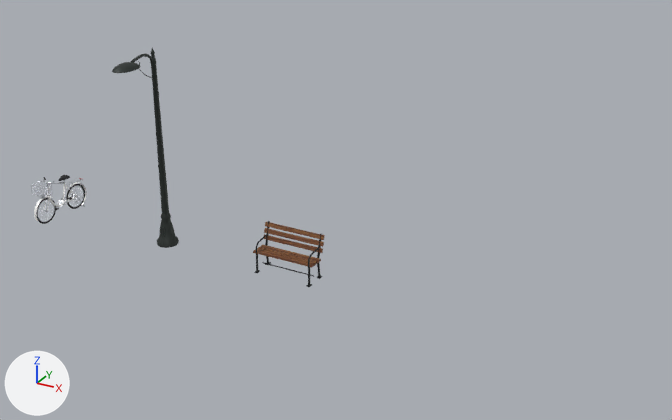
One commit to the glTF model assets/models/env/second_ai/street_props.glb: the scene before it, then after it.
Rendered twice from a camera (50 mm lens) standing at (14.77, -13.97, 8.62) and looking at (7.04, 0.08, 1.59). Arrows for +X, +Y and +Z are at lower left; the lights stay in place. The picture after the commit comes second. Where no turn or scale is listed for an object, it has been applied to the vertices.

The first picture shows 'bench_park', 'bike_city', 'lamp_post'.
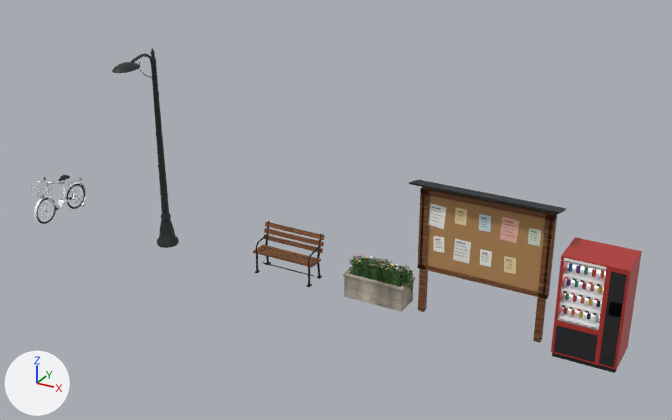
What differs and where, as boxes [x1, y1, x2, y2] in the pictures (672 x 420 px):
'bulletin_board', added (brown)
    after: [409, 180, 566, 343]
    faces in mat_board_cork: [427, 196, 545, 292]
    faces in mat_bench_wood_001: [417, 187, 557, 343]
    faces in mat_prop_vc: [428, 203, 541, 274]
    faces in mat_bench_iron_001: [409, 180, 566, 214]
'vending_machine', added
    after: [551, 237, 642, 373]
    faces in mat_vend_body: [551, 237, 642, 370]
    faces in mat_bike_dark_001: [552, 271, 627, 373]
    faces in mat_prop_vc: [558, 258, 607, 329]
    faces in mat_vend_light: [563, 263, 606, 318]
'planter_box', added
    after: [343, 254, 415, 312]
    faces in mat_planter_conc: [343, 266, 415, 312]
    faces in mat_planter_leaf: [348, 254, 414, 290]

Patch to the scene script:
```diff
--- a/assets/models/env/second_ai/street_props.glb.py
+++ b/assets/models/env/second_ai/street_props.glb.py
@@ mat_vend_body @@
+mat_vend_body = bpy.data.materials.new('vend_body')
+# nodes: BsdfPrincipled, Mix, OutputMaterial, VertexColor
+# colours: red #c23b36, mixed with the vertex colours
@@ mat_bike_metal_001 @@
+mat_bike_metal_001 = bpy.data.materials.new('bike_metal.001')
+# nodes: BsdfPrincipled, Mix, OutputMaterial, VertexColor
+# colours: light grey #b9bdc3, mixed with the vertex colours
@@ mat_vend_light @@
+mat_vend_light = bpy.data.materials.new('vend_light')
+# nodes: BsdfPrincipled, Mix, OutputMaterial, VertexColor
+# colours: pale blue #e8f0ff, white #f4f7fb, mixed with the vertex colours
@@ mat_prop_vc @@
+mat_prop_vc = bpy.data.materials.new('prop_vc')
+mat_prop_vc.use_nodes = True; mat_prop_vc.node_tree.nodes.clear()
+_N = mat_prop_vc.node_tree.nodes; _L = mat_prop_vc.node_tree.links
+n0 = _N.new('ShaderNodeBsdfPrincipled'); n0.name = 'Principled BSDF'
+n0.inputs[2].default_value = 0.6  # 'Roughness'
+n1 = _N.new('ShaderNodeOutputMaterial'); n1.name = 'Material Output'
+n2 = _N.new('ShaderNodeVertexColor'); n2.name = 'Color Attribute'
+_L.new(n0.outputs[0], n1.inputs[0])  # 'BSDF' to 'Surface'
+_L.new(n2.outputs[0], n0.inputs[0])  # 'Color' to 'Base Color'
@@ mat_bike_dark_001 @@
+mat_bike_dark_001 = bpy.data.materials.new('bike_dark.001')
+# nodes: BsdfPrincipled, Mix, OutputMaterial, VertexColor
+# colours: black #1e1f21, mixed with the vertex colours
@@ mat_planter_leaf @@
+mat_planter_leaf = bpy.data.materials.new('planter_leaf')
+# uses the picture img_ivy_leaves
@@ mat_planter_soil @@
+mat_planter_soil = bpy.data.materials.new('planter_soil')
+# nodes: BsdfPrincipled, Mix, OutputMaterial, VertexColor
+# colours: brown #3f3226, mixed with the vertex colours
@@ mat_planter_conc @@
+mat_planter_conc = bpy.data.materials.new('planter_conc')
+# uses the picture img_concrete_wall_006_diff_1k_s0
@@ mat_bench_wood_001 @@
+mat_bench_wood_001 = bpy.data.materials.new('bench_wood.001')
+# uses the picture img_dark_wood_diff_1k_s1_g1_74482a
@@ mat_board_cork @@
+mat_board_cork = bpy.data.materials.new('board_cork')
+# nodes: BsdfPrincipled, Mix, OutputMaterial, VertexColor
+# colours: orange #b58a58, mixed with the vertex colours
@@ mat_bench_iron_001 @@
+mat_bench_iron_001 = bpy.data.materials.new('bench_iron.001')
+# nodes: BsdfPrincipled, Mix, OutputMaterial, VertexColor
+# colours: black #24282a, mixed with the vertex colours
@@ ob_vending_machine @@
+ob_vending_machine = bpy.data.objects.new('vending_machine', me_vending_machine)  # 692 vertices, 848 faces; spans x -0.55..0.55, y -0.42..0.4, z 0.0..1.9
+ob_vending_machine.location = (12.0, 0.0, 0.0)
@@ ob_planter_box @@
+ob_planter_box = bpy.data.objects.new('planter_box', me_planter_box)  # 320 vertices, 314 faces; spans x -0.651..0.74, y -0.27..0.27, z 0.0..0.81
+ob_planter_box.location = (8.0, 0.0, 0.0)
@@ ob_bulletin_board @@
+ob_bulletin_board = bpy.data.objects.new('bulletin_board', me_bulletin_board)  # 272 vertices, 204 faces; spans x -1.32..1.32, y -0.3..0.12, z 0.0..2.6
+ob_bulletin_board.location = (10.0, 0.0, 0.0)
```
